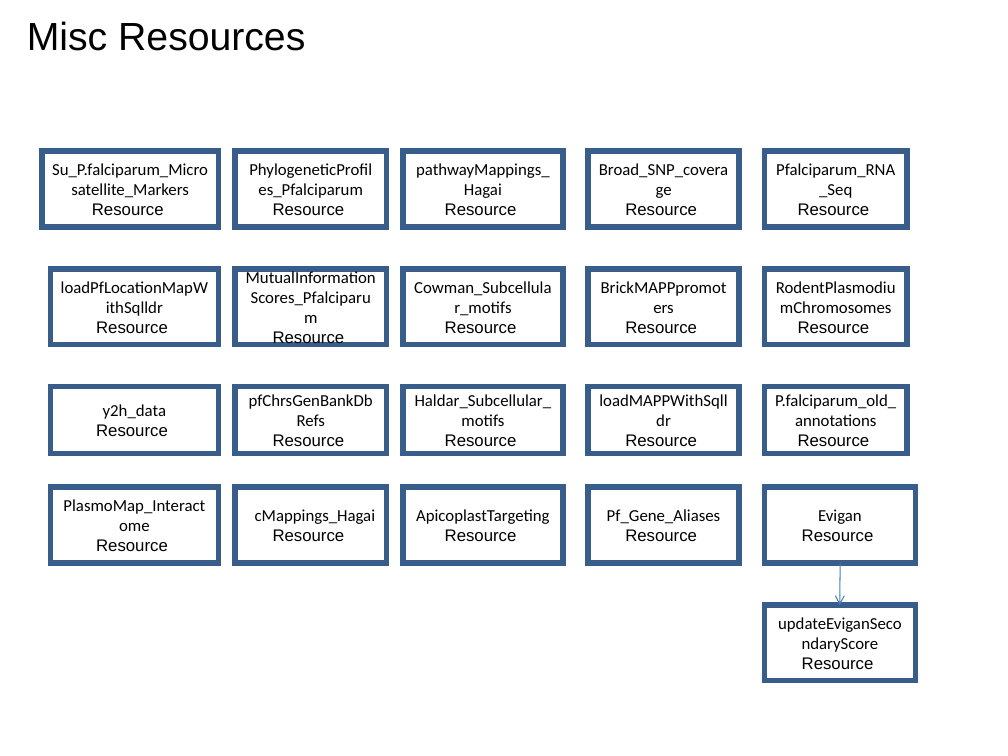
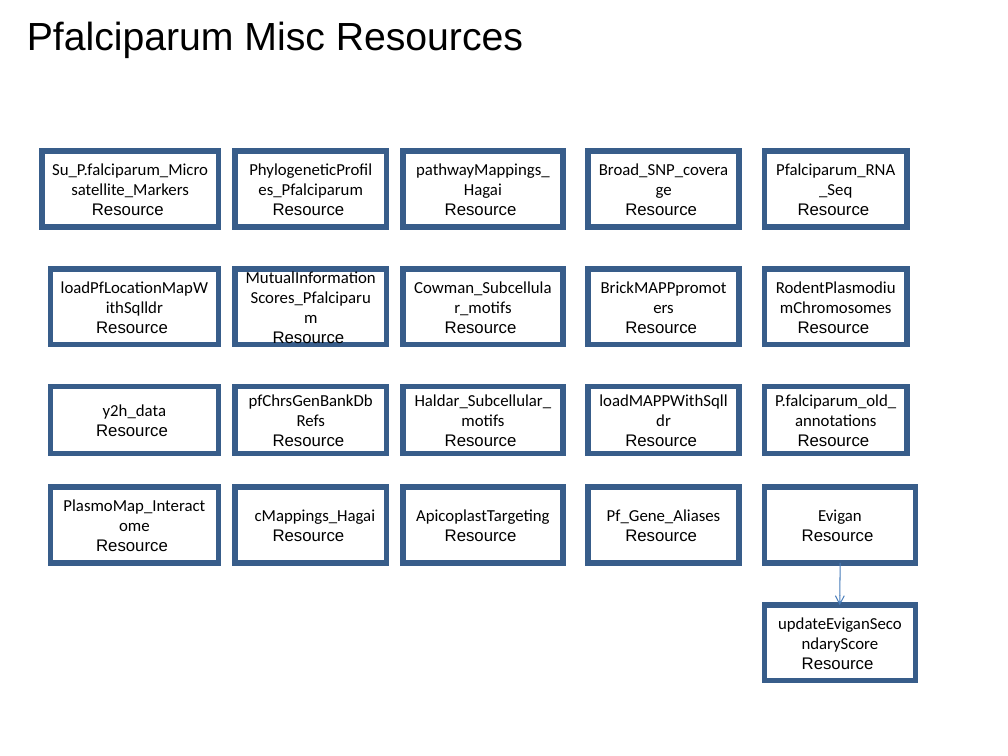
Before and after one commit to VEuPathDB/ApiCommonWorkflow, a slide deck: slide 17 of Main/doc/IntegratedWorkflow.ppt (slide 14 before the commit). Drawn at 1008x756 pixels with LibreOffice and Linux fonts; fonts in the diff are those of the drawing. Boxes give left, top, right and bottom in pixels: in the first picture for what was removed or moved away, otherwise in the second. Text is boxed around its words. In the diff, an @@ line names an element or a change of style, - is before the commit and + after.

```diff
--- a/Main/doc/IntegratedWorkflow.ppt
+++ b/Main/doc/IntegratedWorkflow.ppt
@@ title at (27, 21, 523, 58): text changed @@
-Misc Resources
+Pfalciparum Misc Resources
```
Also in this commit, not shown: 3 other slides changed, 3 slides added.
